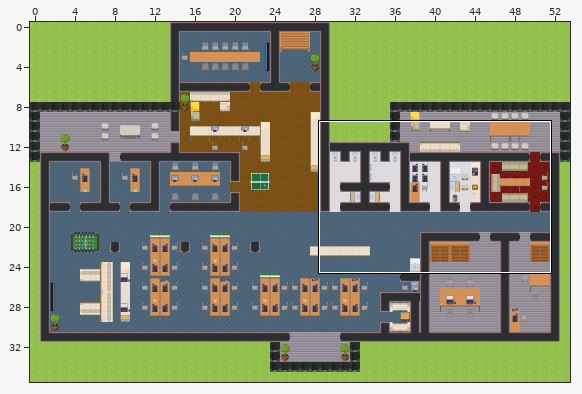
Tiled map (JSON) -- elunic-office.tmj. Above, an overview of the earlier version with the close-up marked.
Close-up. Old version:
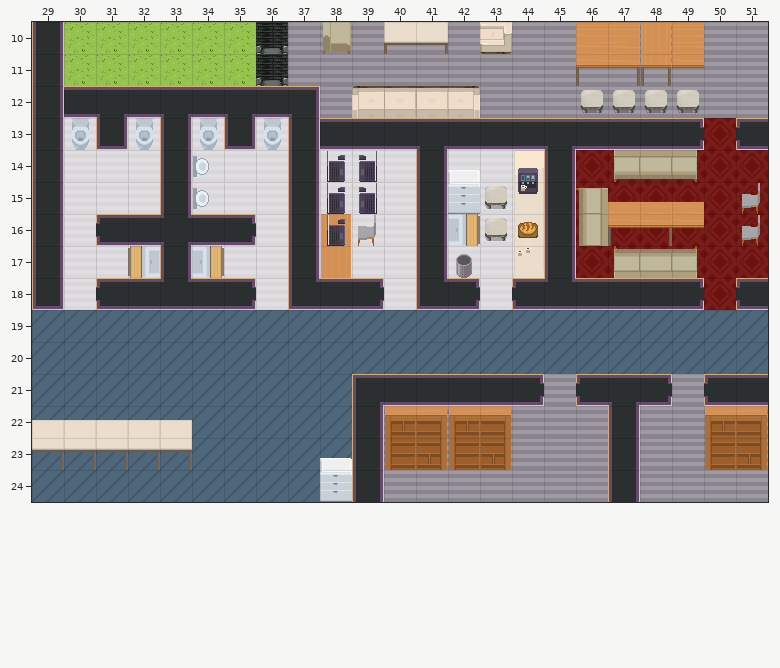
Cells are 32x32 px. Shown: x 29..51, y 10..24.
Once edited:
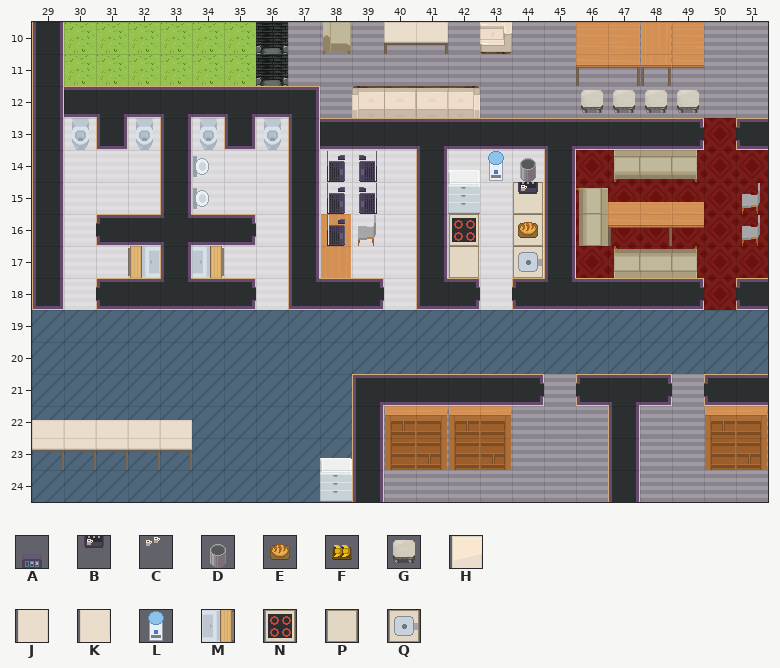
Key: from "WA_Miscellaneous": A 46, B 56, C 58, D 60, E 94, F 104; from "WA_Seats": G 150; from "WA_Tables": H 70, J 80, K 100; from "elunic_custom": L 18, M 19, N 23, P 28, Q 31.
_ is an empty cell, . an unchanged one.
What changed:
--- layer "furniture/furniture1"
@@ x 42..44 @@
-14 .__
-15 .G_
-16 MG_
-17 D._
+14 .LD
+15 ._P
+16 N_P
+17 P.Q
--- layer "furniture/furniture2"
@@ x 44..44 @@
-14 H
-15 J
-16 J
-17 K
+14 _
+15 B
+16 E
+17 _
--- layer "furniture/furniture3"
@@ x 44..44 @@
-14 A
-15 B
-16 F
+14 _
+15 _
+16 _
--- layer "above/above2"
@@ x 44..44 @@
-16 E
-17 C
+16 _
+17 _
Boxes around the changes in both close-ups, in picture pixels (x1, y1, x2, y2):
changed: (448, 150, 544, 278)
